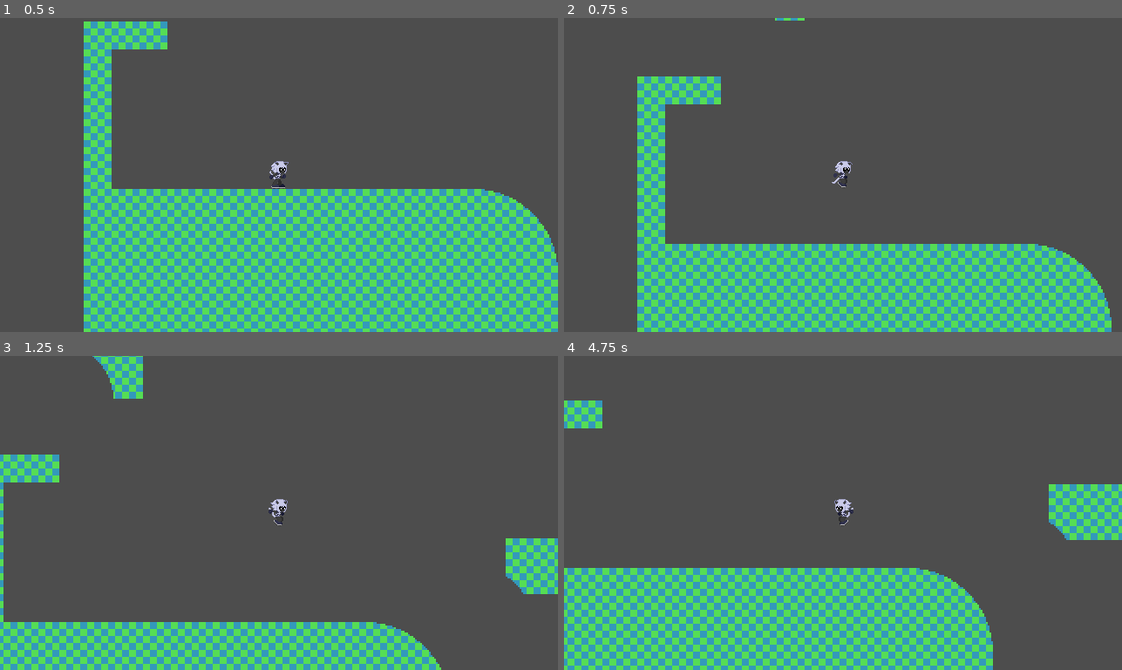
Above: before the commit, frames 1-4 (two rows, left to right).
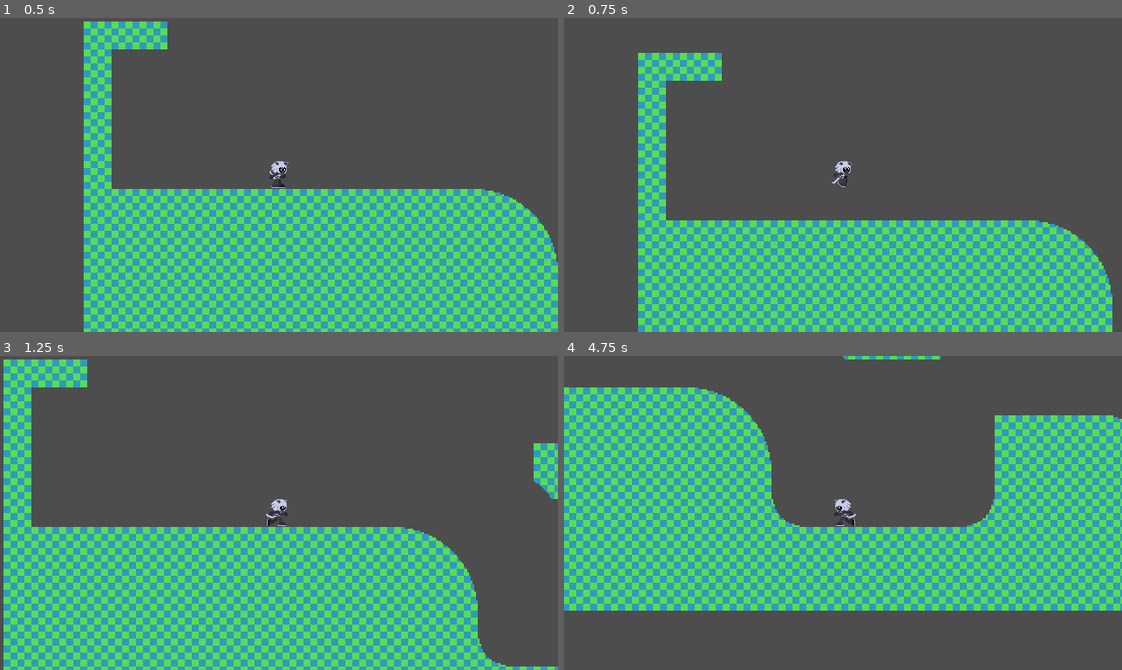
Above: after the commit, the same moments.

Repository: Cucumber-Maki/GGJ-Ports-MMU-2026
Game: Godot game, scene res://Scenes/gay_me.tscn
Same seed, same stepped clock (60 frames per second), same inputs: the game is played once before the commit and once after it.
Inputs:
- Up to frame 1 (0.5 s): no input
- Up to frame 2 (0.75 s): tap Enter at 0.5 s; hold D (PlayerRight) from 0.53 s (still down); tap J (PlayerJump) at 0.6 s
- Up to frame 3 (1.25 s): keep holding D (PlayerRight); tap J (PlayerJump) at 0.77, 1.07 s
- Up to frame 4 (4.75 s): release D (PlayerRight) at 1.28 s; hold A (PlayerLeft) 1.28-2.03 s; tap J (PlayerJump) at 1.35, 1.52, 1.82, 2.1, 2.85, 3.02, 3.32, 3.6, 3.77, 4.07, 4.35, 4.52 s; hold D (PlayerRight) 2.03-3.53 s; hold A (PlayerLeft) from 3.53 s (still down)

Frame 1 is identical in both runs. In frame 2, 24% of the frame differs, in the area x 13-99%, y 0-100%; in frame 3, 38%; in frame 4, 57%, in the area x 0-100%, y 0-100%.

Commit message:
feat: add hella player controller tweaks :)

Diff:
--- a/assets/background/background.gdshader
+++ b/assets/background/background.gdshader
@@ -2,8 +2,6 @@
 
 uniform sampler2D backgroundtextures[4]:repeat_enable,filter_nearest;
 uniform vec2 offsetposition;
-
-
 
 void fragment() {
 	vec2 uv=UV;
@@ -11,14 +9,8 @@
 	for(int i=0;i<backgroundtextures.length();i++){
 		COLOR=texture(backgroundtextures[i],uv+layermultiplier);
 		layermultiplier/=1.3;
-	if(COLOR.a>0.0){
-		break;
+		if(COLOR.a>0.0){
+			break;
+		}
 	}
-	}
-	// Called for every pixel the material is visible on.
 }
-
-//void light() {
-//	// Called for every pixel for every light affecting the CanvasItem.
-//	// Uncomment to replace the default light processing function with this one.
-//}
--- a/assets/player/player.gd
+++ b/assets/player/player.gd
@@ -3,18 +3,35 @@
 @export_group("Movement Properties", "movement_")
 @export var movement_speed : float = 600.0;
 @export_range(0.0, 1.0, 0.001) var movement_momentum_retention : float = 0.985
+@export_range(0.0, 2.0) var movement_air_factor : float = 0.7;
+
 var movement_momentum : Vector2 = Vector2.ZERO;
 
 @export_group("Rail Properties", "rail_")
 @export_range(0.0, 180.0, 0.1, "radians_as_degrees") var rail_detatch_angle_threshold : float = deg_to_rad(70.0);
 @export var rail_detatch_force : float = 56.0;
+@export var rail_detatch_speed_threshold : float = 240.0;
+@export var rail_detatch_bounce_retention : float = 0.1;
 @export_range(0.0, 2.0) var rail_wall_bounce_retention : float = 0.45;
 @export_range(0.0, 2.0) var rail_wall_gravity_factor : float = 1.0;
+@export var rail_wall_jump_up_momentum_scale : float = 100.0;
+@export var rail_wall_jump_up_momentum_direction_factor : float = 3.0;
+@export_range(0.0, 180.0, 0.1, "radians_as_degrees") var rail_ceiling_direction_swap_angle : float = TAU * 0.125;
+var rail_ceiling_direction_was_on_ceiling : bool = false;
+var rail_ceiling_direction_last_input_on_ceiling : bool = false;
+var rail_ceiling_direction_last_input : float = false;
 var rail_attatched_rail : WorldRailsInternal.RailPath = null
 var rail_attatched_position : float = 0
 
 @export_group("Jump Properties", "jump_")
 @export var jump_impulse_force : float = 500.0;
+@export_range(0.0, 2.0) var jump_impulse_momentum_factor : float = 0.6;
+@export var jump_impulse_momentum_max : float = 500.0;
+@export_range(0.0, 1.0) var jump_release_strength : float = 0.4;
+var jump_release_possible : bool = false;
+@export var jump_coyote_time : float = 0.1;
+var jump_coyote_direction : Vector2 = Vector2.UP;
+var jump_coyote_remaining_time : float = 0.0;
 
 @export_group("Collision Properties", "collision_")
 @onready var collision_collider_size : float = ($CollisionShape2D.shape as CircleShape2D).radius;
@@ -27,11 +44,16 @@
 
 func input_jump() -> bool:
 	return Input.is_action_just_pressed("PlayerJump");
+func input_jump_release() -> bool:
+	return Input.is_action_just_released("PlayerJump");
 
 #######################################################################################################
 # Player behavour..
 
 func _physics_process(delta: float) -> void:
+	if (jump_coyote_remaining_time > 0.0):
+		jump_coyote_remaining_time -= delta;
+
 	if (rail_attatched_rail != null):
 		handle_rail(delta);
 	else:
@@ -54,24 +76,52 @@
 
 	position = target_positon;
 	rotation = lerp_angle(rotation, target_rotation, 0.125);
+
 	var positivemomentumx=absf(movement_momentum.x)
-	if movement_momentum.y<0:
-		$Cat.play("Jump")
-	elif movement_momentum.y>0:
-		$Cat.play("Descent")
-	elif positivemomentumx>32:
-		$Cat.play("Run",clamp(positivemomentumx/256,0,1.5))
+
+	# Rail animations
+	if (rail_attatched_rail != null):
+		if positivemomentumx>32:
+			$Cat.play("Run",clamp(positivemomentumx/256,0,1.5))
+		else:
+			$Cat.play("Idle")
 	else:
-		$Cat.play("Idle")
-	if input_movement()!=0:
-		$Cat.flip_h= input_movement()==-1
-
+		# Air animations
+		if movement_momentum.y<0:
+			$Cat.play("Jump")
+		elif movement_momentum.y>0:
+			$Cat.play("Descent")
+
+	var movementInput := input_movement();
+	if (rail_ceiling_direction_last_input_on_ceiling):
+		movementInput *= -1;
+	if movementInput!=0:
+		$Cat.flip_h= movementInput==-1
+
+	if (WorldRails.draw_rails):
+		ImmediateGizmos2D.line_circle(position, collision_collider_size, Color.MEDIUM_VIOLET_RED);
 
 #######################################################################################################
 # Movement / air behaviours.
 
 func handle_movement(delta : float) -> void:
-	movement_momentum += Vector2.RIGHT * input_movement() * delta * movement_speed;
+	if (jump_coyote_remaining_time > 0.0 && input_jump()):
+		jump(jump_coyote_direction);
+
+	if (jump_release_possible && movement_momentum.y > 0.0):
+		jump_release_possible = false;
+	if (jump_release_possible && input_jump_release()):
+		movement_momentum.y *= 1.0 - jump_release_strength;
+		jump_release_possible = false;
+
+
+	var movementInput := input_movement();
+	if (rail_ceiling_direction_last_input != movementInput):
+		rail_ceiling_direction_last_input_on_ceiling = false;
+	if (rail_ceiling_direction_last_input_on_ceiling):
+		movementInput *= -1;
+
+	movement_momentum += Vector2.RIGHT * movementInput * delta * movement_speed * movement_air_factor;
 	movement_momentum += Vector2.DOWN * ProjectSettings.get_setting("physics/2d/default_gravity") * delta;
 
 	var closestRailInfo := WorldRails.get_closest_rail(position);
@@ -89,11 +139,23 @@
 # Rail behaviours.
 
 func handle_rail(delta : float) -> void:
+	jump_release_possible = false;
+
 	var lastAttachedInfo := rail_attatched_rail.get_point_along_path(rail_attatched_position, rail_detatch_angle_threshold);
+	var isOnCeiling := acos(lastAttachedInfo.normal.dot(Vector2.DOWN)) < rail_ceiling_direction_swap_angle;
+	var movementInput := input_movement();
+
+	# Swap controls?
+	if (rail_ceiling_direction_last_input != movementInput):
+		rail_ceiling_direction_last_input_on_ceiling = isOnCeiling;
+	rail_ceiling_direction_last_input = movementInput;
+	rail_ceiling_direction_was_on_ceiling = isOnCeiling;
+	if (rail_ceiling_direction_last_input_on_ceiling):
+		movementInput *= -1;
 
 	# Movement (Internally on a 1D plane!).
 	movement_momentum.y = 0.0;
-	movement_momentum.x += input_movement() * delta * movement_speed;
+	movement_momentum.x += movementInput * delta * movement_speed;
 	movement_momentum.x += Vector2.RIGHT.dot(lastAttachedInfo.smooth_normal) * ProjectSettings.get_setting("physics/2d/default_gravity") * delta * rail_wall_gravity_factor;
 
 	# Seek ahead.
@@ -105,8 +167,9 @@
 	if (WorldRails.draw_rails):
 		if (seekInfo.detatch_index != -1):
 			var detatchInfo := rail_attatched_rail.get_point_along_path(rail_attatched_position + seekInfo.detatch_distance);
-			ImmediateGizmos2D.line(detatchInfo.position, detatchInfo.position + detatchInfo.smooth_normal * 50.0, Color.RED);
-			ImmediateGizmos2D.line_circle(detatchInfo.position, 3.0, Color.RED);
+			var color := Color.YELLOW if (absf(movement_momentum.x) <= rail_detatch_speed_threshold) else Color.RED;
+			ImmediateGizmos2D.line(detatchInfo.position, detatchInfo.position + detatchInfo.smooth_normal * 50.0, color);
+			ImmediateGizmos2D.line_circle(detatchInfo.position, 3.0, color);
 		if (seekInfo.wall_index != -1):
 			var wallInfo := rail_attatched_rail.get_point_along_path(rail_attatched_position + seekInfo.wall_distance);
 			ImmediateGizmos2D.line(wallInfo.position, wallInfo.position + wallInfo.smooth_normal * 50.0, Color.GREEN);
@@ -116,9 +179,14 @@
 	if (seekInfo.detatch_index != -1 &&
 		absf(seekInfo.detatch_distance) <= absf(seekInfo.wall_distance) &&
 		absf(seekInfo.detatch_distance) <= absf(movement_momentum.x * delta)):
-		detatch_from_rail(lastAttachedInfo);
-		position += movement_momentum * delta;
-		return;
+		if (absf(movement_momentum.x) <= rail_detatch_speed_threshold):
+			#movement_momentum.y = -100.0;
+			movement_momentum.x *= -rail_detatch_bounce_retention;
+		else:
+			detatch_from_rail(lastAttachedInfo);
+			position += movement_momentum * delta;
+			jump_coyote_remaining_time = jump_coyote_time;
+			return;
 
 	# Wall bounce!
 	if (seekInfo.wall_index != -1  &&
@@ -128,7 +196,7 @@
 
 	# Jump.
 	if (input_jump()):
-		movement_momentum.y = -jump_impulse_force;
+		jump(lastAttachedInfo.normal);
 		detatch_from_rail(lastAttachedInfo);
 		position += movement_momentum * delta;
 		return;
@@ -145,13 +213,41 @@
 	#
 	var railPointInfo := rail_attatched_rail.get_point_along_path(rail_attatched_position, rail_detatch_angle_threshold);
 	position = railPointInfo.position;
+	#
+	var isOnCeiling := acos(railPointInfo.normal.dot(Vector2.DOWN)) < rail_ceiling_direction_swap_angle;
+	if (rail_ceiling_direction_was_on_ceiling != isOnCeiling):
+		rail_ceiling_direction_last_input_on_ceiling = !rail_ceiling_direction_last_input_on_ceiling;
 
 func detatch_from_rail(railPointInfo : WorldRailsInternal.RailPointInformation) -> void:
 	if (rail_attatched_rail == null):
 		return;
+	jump_coyote_remaining_time = 0.0;
 	if (railPointInfo != null):
 		movement_momentum.y += -rail_detatch_force;
 		movement_momentum = movement_momentum.rotated(-railPointInfo.smooth_normal.angle_to(Vector2.UP))
+		jump_coyote_direction = railPointInfo.normal;
 	rail_attatched_rail = null;
 
 #######################################################################################################
+# Jump....
+
+func jump(normal : Vector2) -> void:
+	var jumpForce := (jump_impulse_force + minf(absf(movement_momentum.x) * jump_impulse_momentum_factor, jump_impulse_momentum_max));
+	var jumpDirection := Vector2.UP;
+	var effectStrength := absf(normal.dot(Vector2.RIGHT));
+
+	# Up wall.
+	if ((normal.dot(Vector2.RIGHT) > 0.0 && movement_momentum.x < 0.0) ||
+		(normal.dot(Vector2.RIGHT) < 0.0 && movement_momentum.x > 0.0)):
+		var jumpDirectionality := clampf(movement_momentum.x / rail_wall_jump_up_momentum_scale, -1.0, 1.0);
+		jumpDirection = jumpDirection.slerp(
+			Vector2(jumpDirectionality * rail_wall_jump_up_momentum_direction_factor, jumpDirection.y).normalized(),
+			effectStrength
+		);
+
+	movement_momentum.y += jumpDirection.y * jumpForce;
+	movement_momentum.x += jumpDirection.x * jumpForce * effectStrength * 0.5;
+	jump_release_possible = true;
+	jump_coyote_remaining_time = 0.0;
+
+#######################################################################################################
--- a/assets/player/player.tscn
+++ b/assets/player/player.tscn
@@ -97,6 +97,10 @@
 freeze_mode = 1
 continuous_cd = 2
 script = ExtResource("1_h6syq")
+rail_wall_gravity_factor = 0.32
+jump_impulse_force = 350.0
+jump_impulse_momentum_max = 200.0
+jump_release_strength = 0.5
 
 [node name="CollisionShape2D" type="CollisionShape2D" parent="." unique_id=1334136805]
 shape = SubResource("CircleShape2D_6v0g3")
